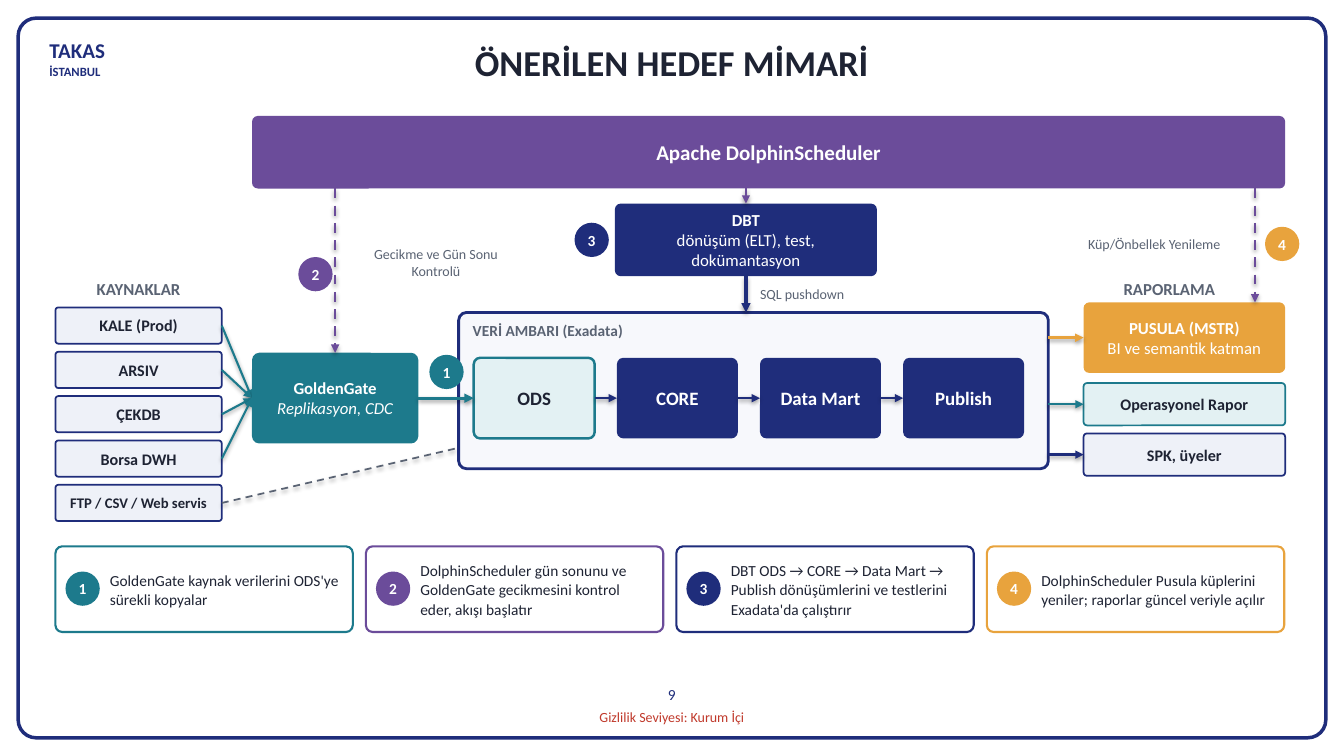
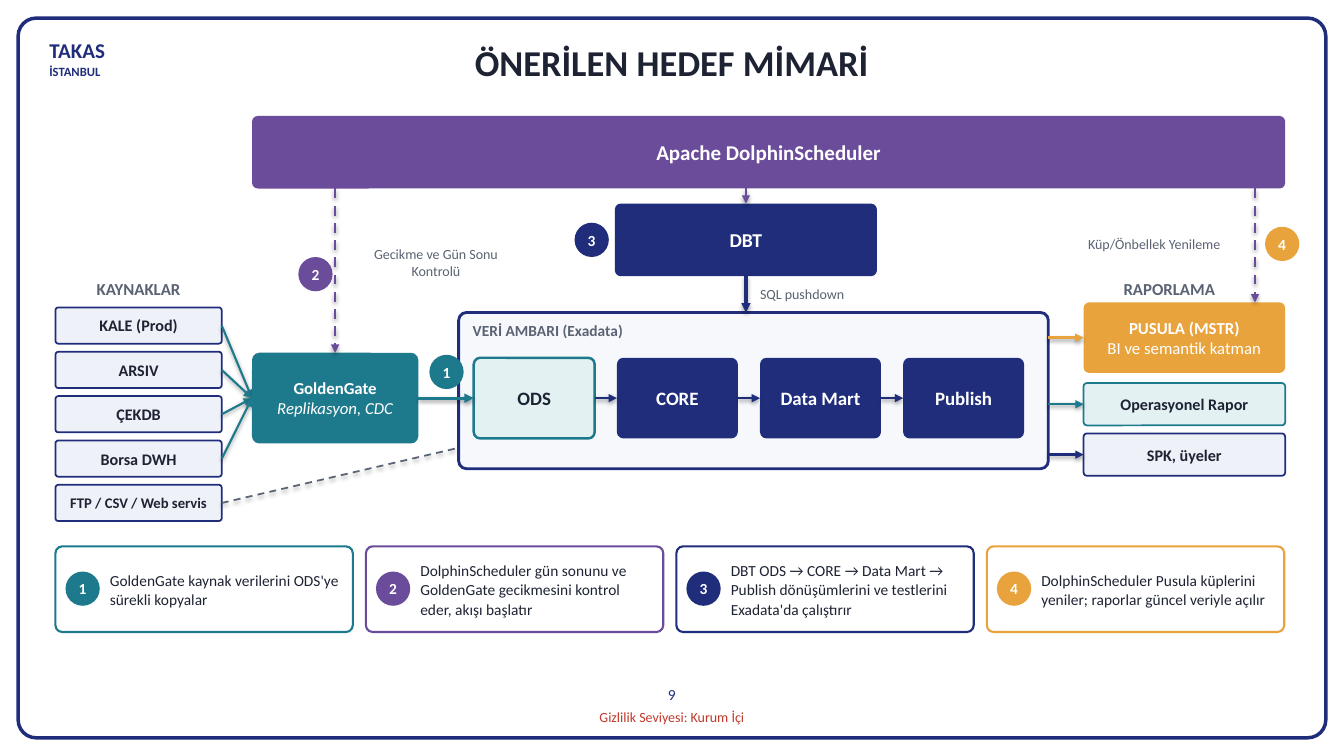
Before and after one commit to hanifidemirel0/Cursor-Projects, a slide deck: slide 11 of outputs/dwh-sunum-kasim-2026/5 - DWHSunum_Kasim2026.pptx. Drawn at 1344x756 pixels with LibreOffice and Linux fonts; fonts in the diff are those of the drawing. Boxes give left, top, right and bottom in pixels: in the first picture for what was removed or moved away, otherwise in the second. Text is boxed around its words. In the diff, an @@ line names an element or a change of style, - is before the commit and + after.

```diff
--- a/outputs/dwh-sunum-kasim-2026/5 - DWHSunum_Kasim2026.pptx
+++ b/outputs/dwh-sunum-kasim-2026/5 - DWHSunum_Kasim2026.pptx
@@ rounded rectangle "DBT" at <box>615,204,877,276</box>: size 12 to 14 pt @@
@@ text in rounded rectangle at <box>677,234,815,269</box>: paragraph removed @@
-dönüşüm (ELT), test, dokümantasyon
```
Also in this commit, not shown: 4 other slides changed, 3 other files.
